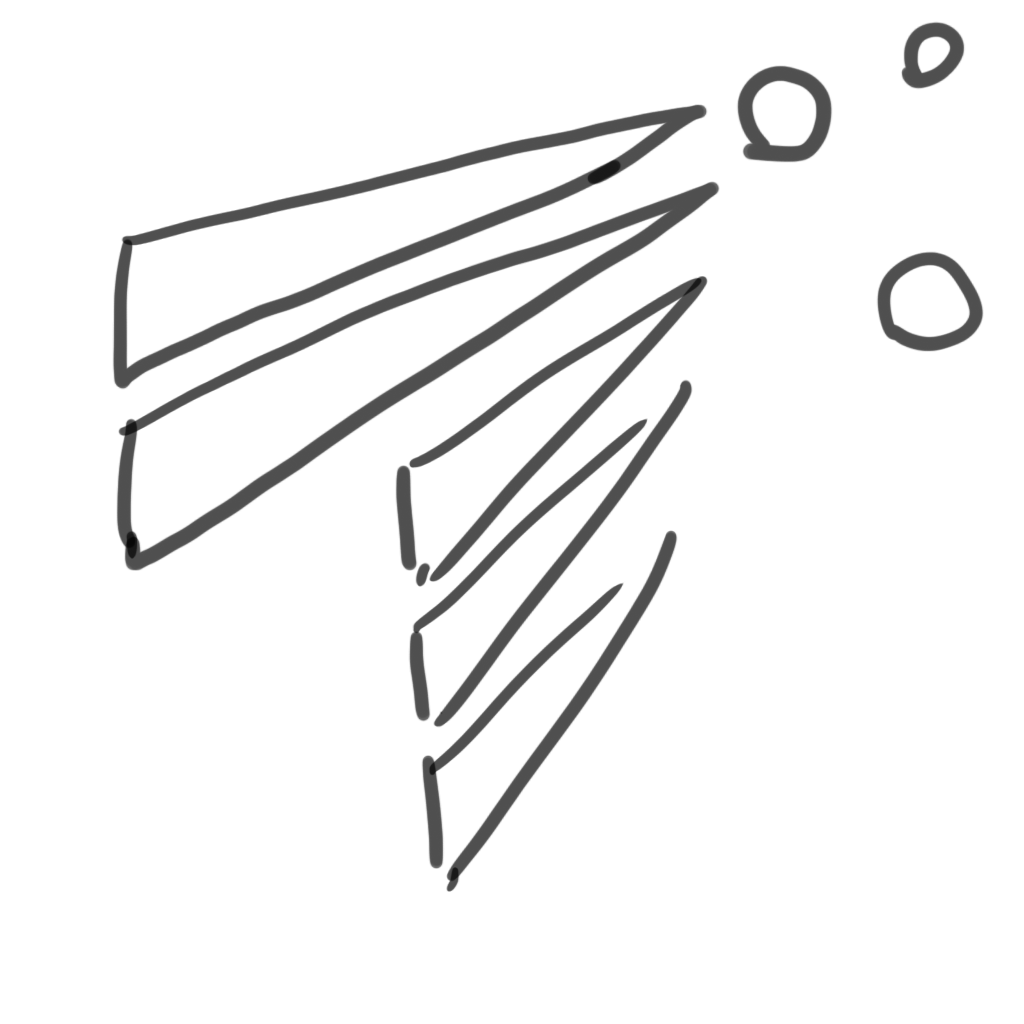
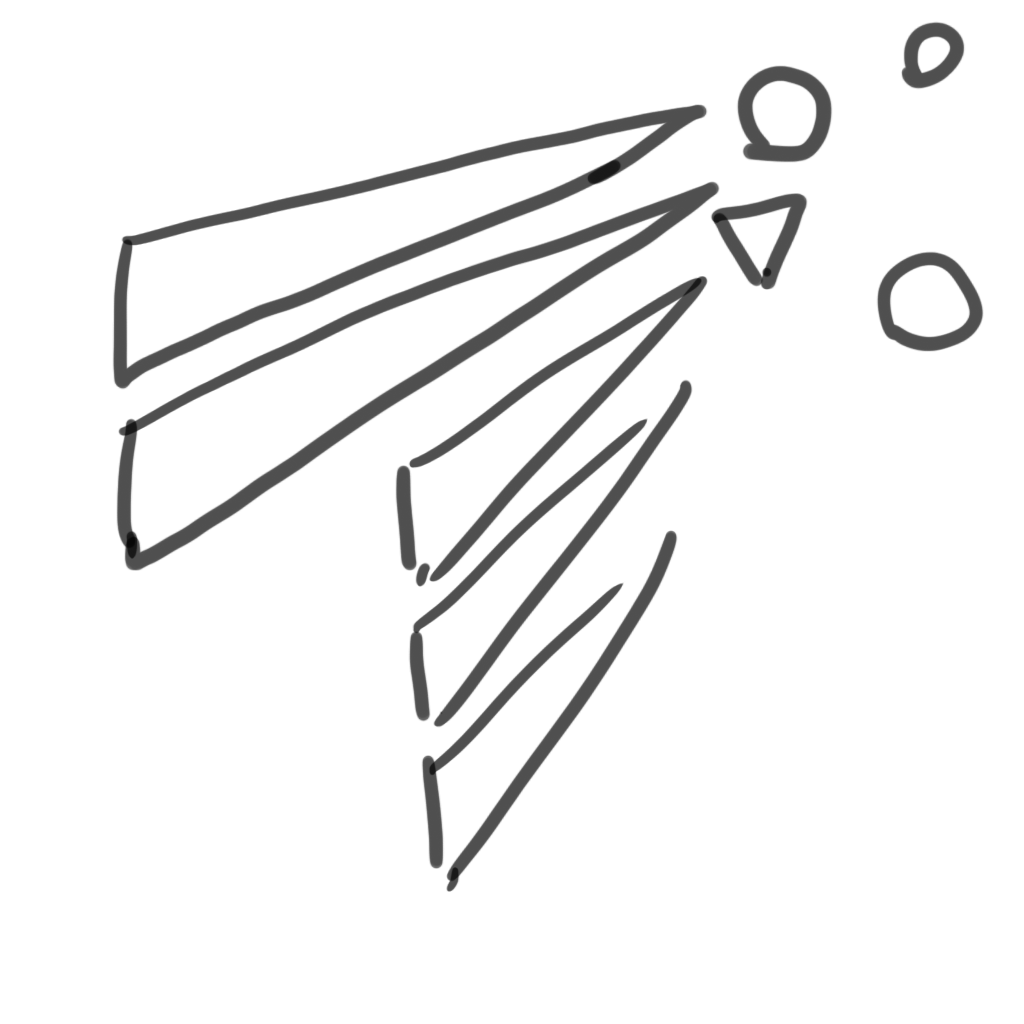
The second 1024x1024 image is a revision of the first. Changes to its layers:
painted on "レイヤー 2" over [710, 193, 808, 290]
